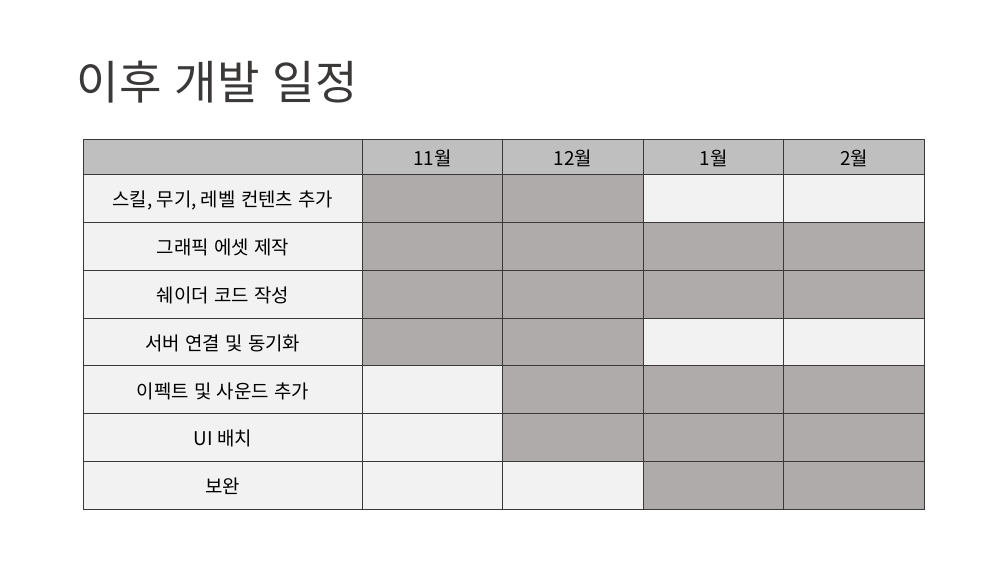
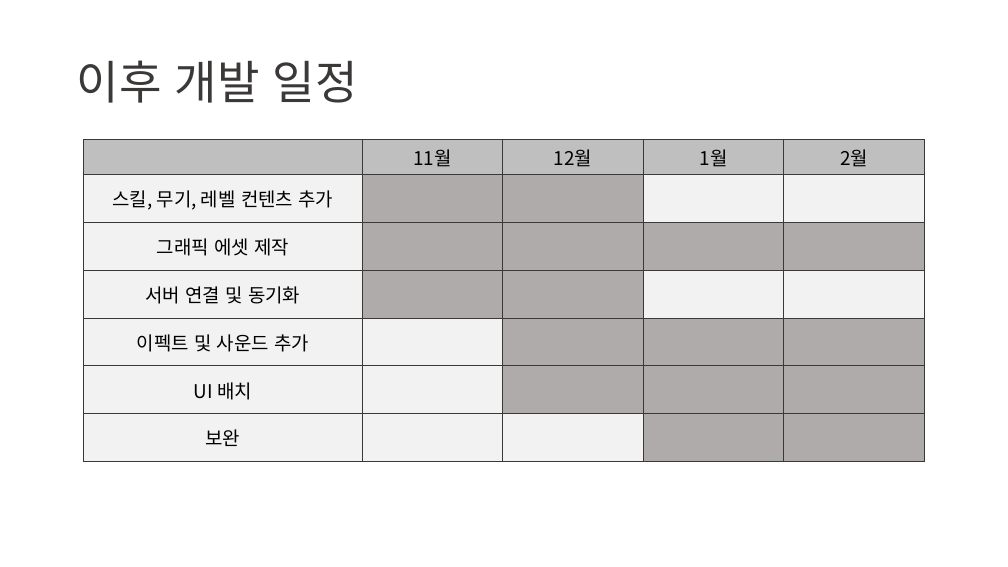
Before and after one commit to mado0421/morphosis, a slide deck: slide 6 of Morphosis/문서작업/Morphosis_신재욱.pptx. Drawn at 1008x567 pixels with LibreOffice and Linux fonts; fonts in the diff are those of the drawing. Boxes give left, top, right and bottom in pixels: in the first picture for what was removed or moved away, otherwise in the second. Text is boxed around its words. In the diff, an @@ line names an element or a change of style, - is before the commit and + after.

Commit message:
ppt 수정 및 재업로드

```diff
--- a/Morphosis/문서작업/Morphosis_신재욱.pptx
+++ b/Morphosis/문서작업/Morphosis_신재욱.pptx
@@ table at (x1=84, y1=140, x2=925, y2=459) @@
-row 4: 쉐이더 코드 작성 |  |  |  | 
```
Also in this commit, not shown: 57 other files.
